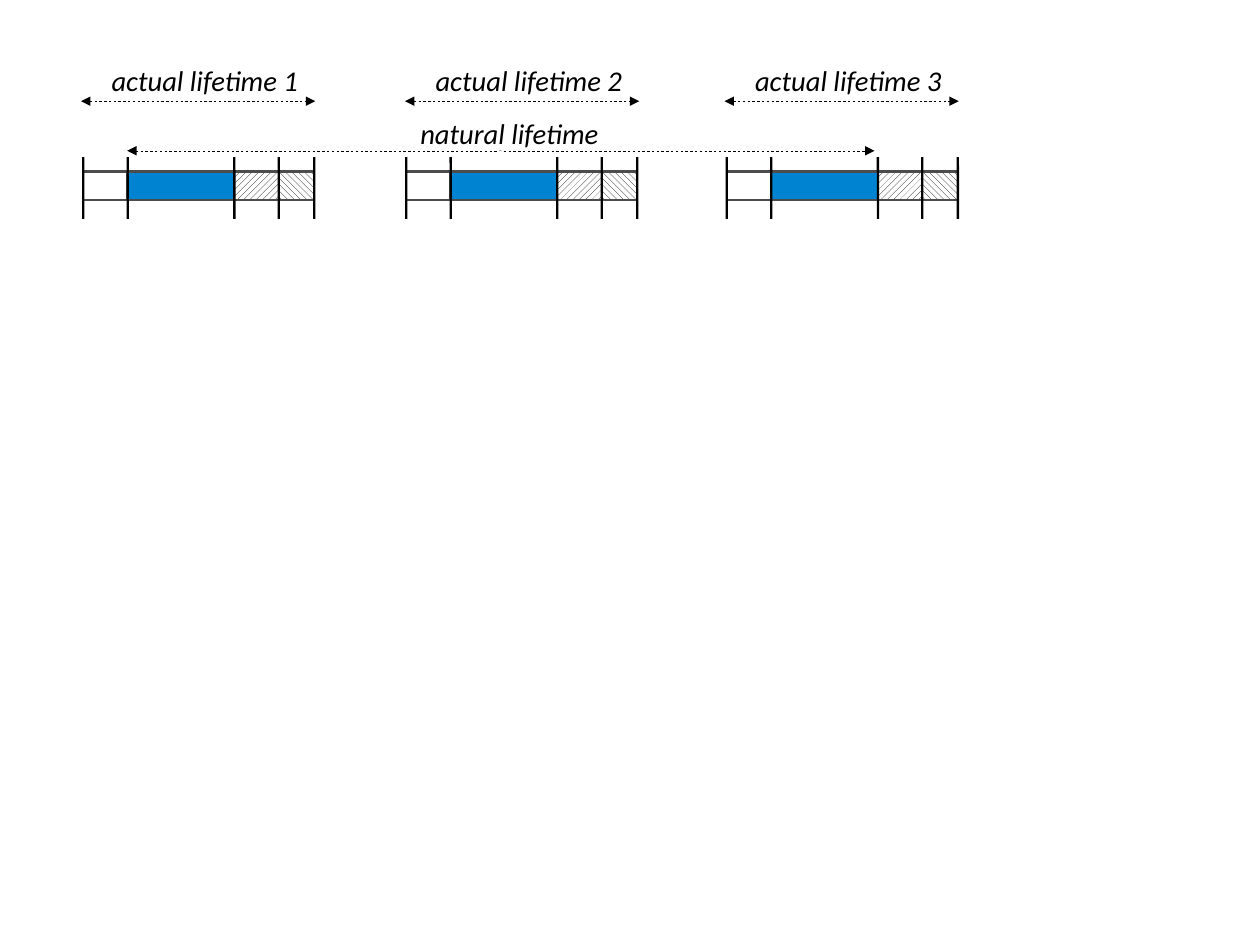
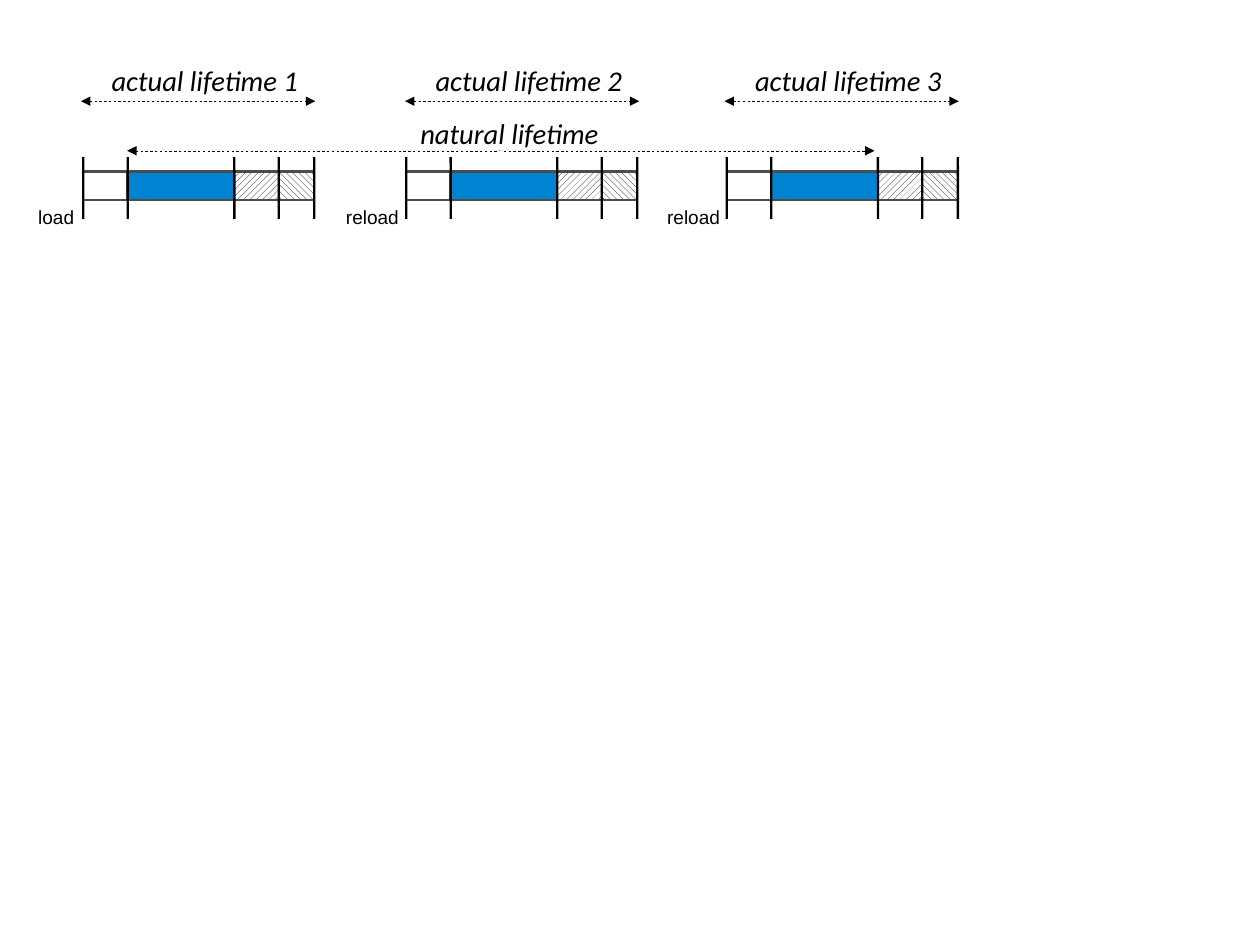
Before and after one commit to TheRuncibleTuner/bloatbook, a slide deck: slide 2 of Figures/object-lifecycle.odp. Drawn at 1260x945 pixels with LibreOffice and Linux fonts; fonts in the diff are those of the drawing. Boxes give left, top, right and bottom in pixels: in the first picture for what was removed or moved away, otherwise in the second. Text is boxed around its words. In the diff, an @@ line names an element or a change of style, - is before the commit and + after.

```diff
--- a/Figures/object-lifecycle.odp
+++ b/Figures/object-lifecycle.odp
@@ text added at (38, 210, 74, 225), 12 pt, text #000000 @@
+load
@@ text added at (346, 210, 399, 225), 12 pt, text #000000 @@
+reload
@@ text added at (667, 210, 720, 225), 12 pt, text #000000 @@
+reload
```
Also in this commit, not shown: 1 other slide changed, 20 other files.
